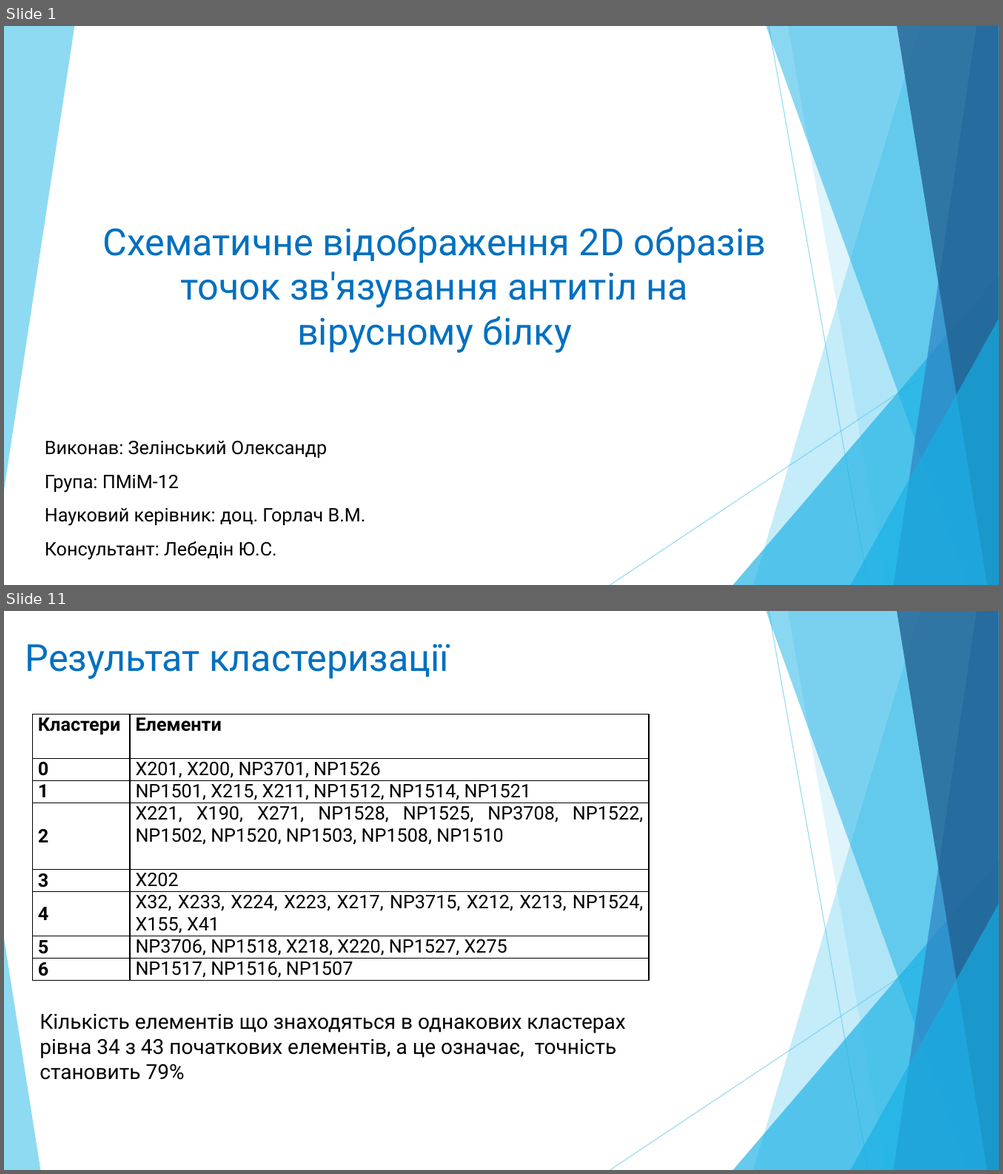
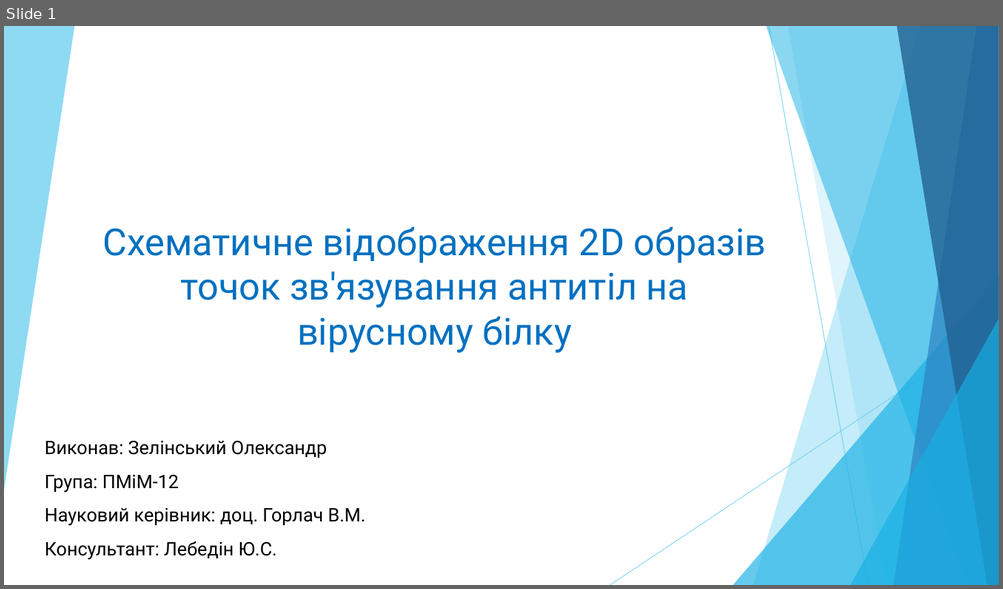
Before and after one commit to zelo2000/Xema, a slide deck: Documents/Зелінський_Олександр.pptx. Shown one above the other, each under a label of ours: slides 1 and 11 before the commit, slide 1 after it; the slides between them are not shown. The pictures are 1003x1174 and 1003x589 pixels, drawn with LibreOffice and Linux fonts; fonts in the diff are those of the drawing. Boxes give left, top, right and bottom in pixels: in the first picture for what was removed or moved away, otherwise in the second. Text is boxed around its words. In the diff, an @@ line names an element or a change of style, - is before the commit and + after.

```diff
--- a/Documents/Зелінський_Олександр.pptx
+++ b/Documents/Зелінський_Олександр.pptx
@@ slide 11 removed at (x1=4, y1=611, x2=999, y2=1170), background #FFFFFF; not listed: 9 template elements that a slide beside it also shows @@
@@ text removed at (x1=25, y1=644, x2=449, y2=679) @@
-Результат кластеризації
@@ table removed at (x1=32, y1=714, x2=649, y2=982), 8 rows, 2 columns @@
-Кластери | Елементи
-0 | X201, X200, NP3701, NP1526
-1 | NP1501, X215, X211, NP1512, NP1514, NP1521
-2 | X221, X190, X271, NP1528, NP1525, NP3708, NP1522, NP1502, NP1520, NP1503, NP1508, NP1510
-3 | X202
-4 | X32, X233, X224, X223, X217, NP3715, X212, X213, NP1524, X155, X41
-5 | NP3706, NP1518, X218, X220, NP1527, X275
-6 | NP1517, NP1516, NP1507
@@ triangle removed at (x1=4, y1=939, x2=40, y2=1170) @@
@@ text removed at (x1=40, y1=1014, x2=625, y2=1080) @@
-Кількість елементів що знаходяться в однакових кластерах рівна 34 з 43 початкових елементів, а це означає, точність становить 79%
```
Also in this commit, not shown: 11 slides changed, 3 slides added, 1 other slide removed, 5 other files.
